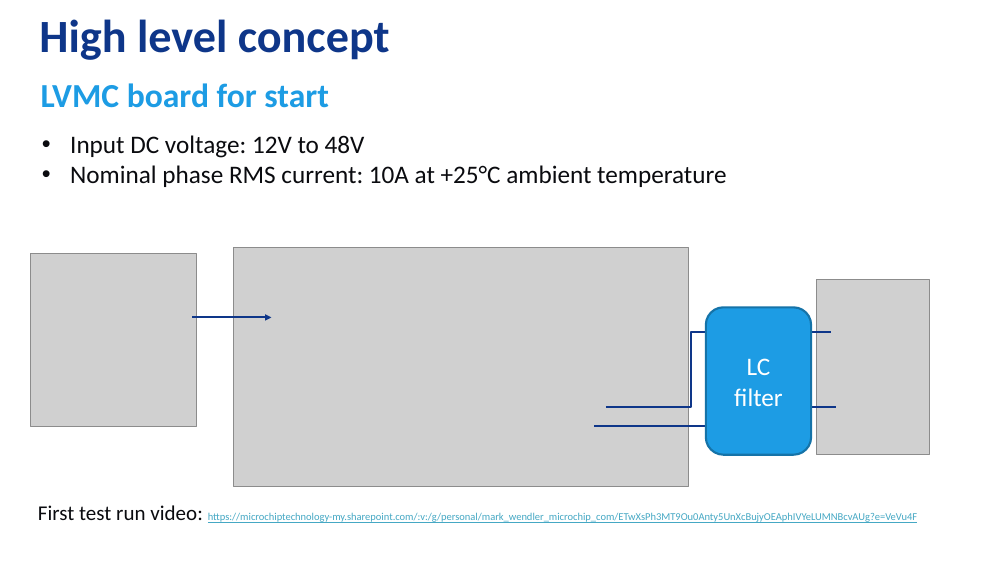
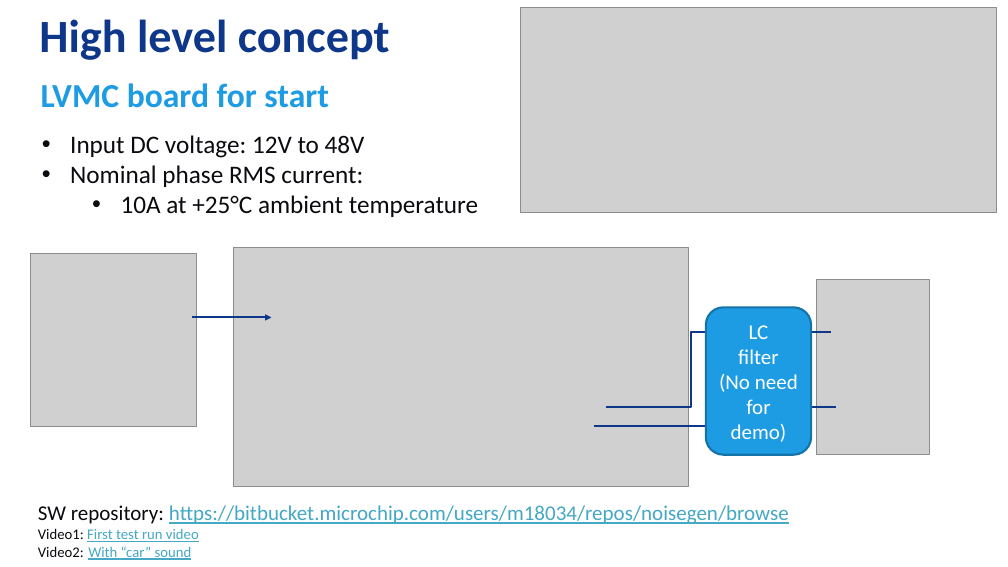
Before and after one commit to MarkWendler/sound_generator_dsPIC_X2C, a slide deck: slide 2 of doc/SoundGeneratorPoC.pptx. Drawn at 1008x567 pixels with LibreOffice and Linux fonts; fonts in the diff are those of the drawing; grey boxes stand for pictures; background and template pictures are left out. Boxes give left, top, right and bottom in pixels: in the first picture for what was removed or moved away, otherwise in the second. Text is boxed around its words. In the diff, an @@ line names an element or a change of style, - is before the commit and + after.

Commit message:
Car sound mode added. Documentation updated.

```diff
--- a/doc/SoundGeneratorPoC.pptx
+++ b/doc/SoundGeneratorPoC.pptx
@@ picture added at box(520, 7, 997, 212) @@
@@ text at box(70, 165, 478, 217): text changed @@
-• Nominal phase RMS current: 10A at +25°C ambient temperature
+• Nominal phase RMS current:
+  • 10A at +25°C ambient temperature
@@ text in rounded rectangle at box(738, 325, 779, 364): size 24 to 20 pt in "LC filter" @@
@@ text in rounded rectangle at box(719, 374, 798, 442): paragraph added @@
+(No need for demo)
@@ text at box(38, 505, 789, 560): text changed; size 10 to 20 pt @@
-First test run video: https://microchiptechnology-my.sharepoint.com/:v:/g/personal/mark_wendler_microchip_com/ETwXsPh3MT9Ou0Anty5UnXcBujyOEAphIVYeLUMNBcvAUg?e=VeVu4F
+SW repository: https://bitbucket.microchip.com/users/m18034/repos/noisegen/browse
+Video1: First test run video
+Video2: With “car” sound
```
Also in this commit, not shown: 2 other slides changed, 3 slides added, 52 other files.
